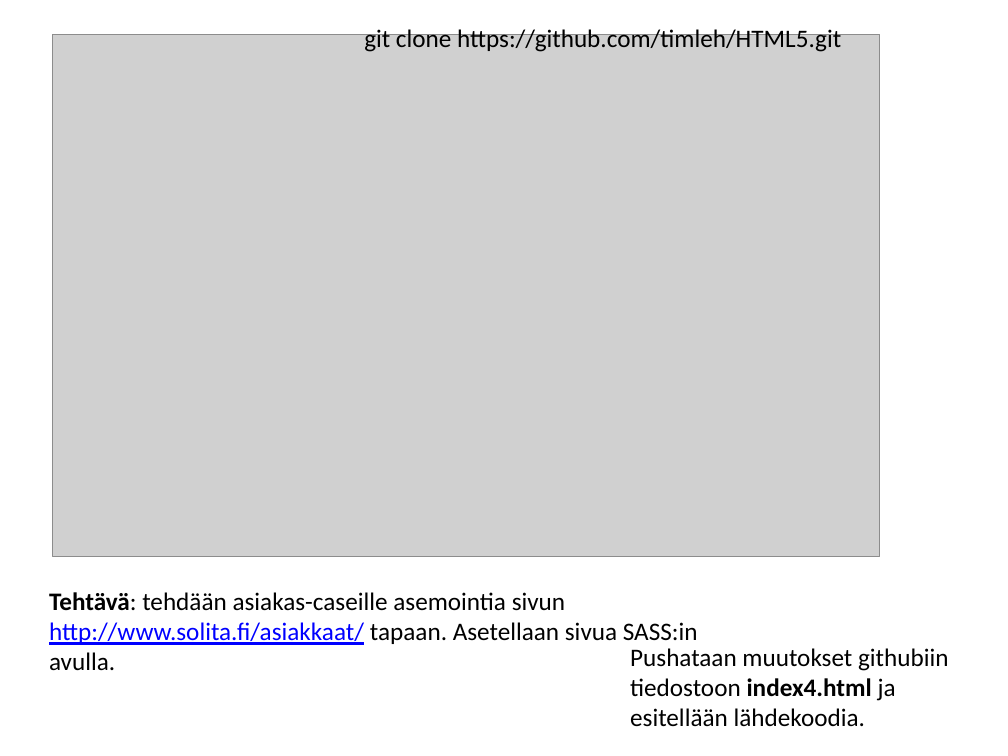
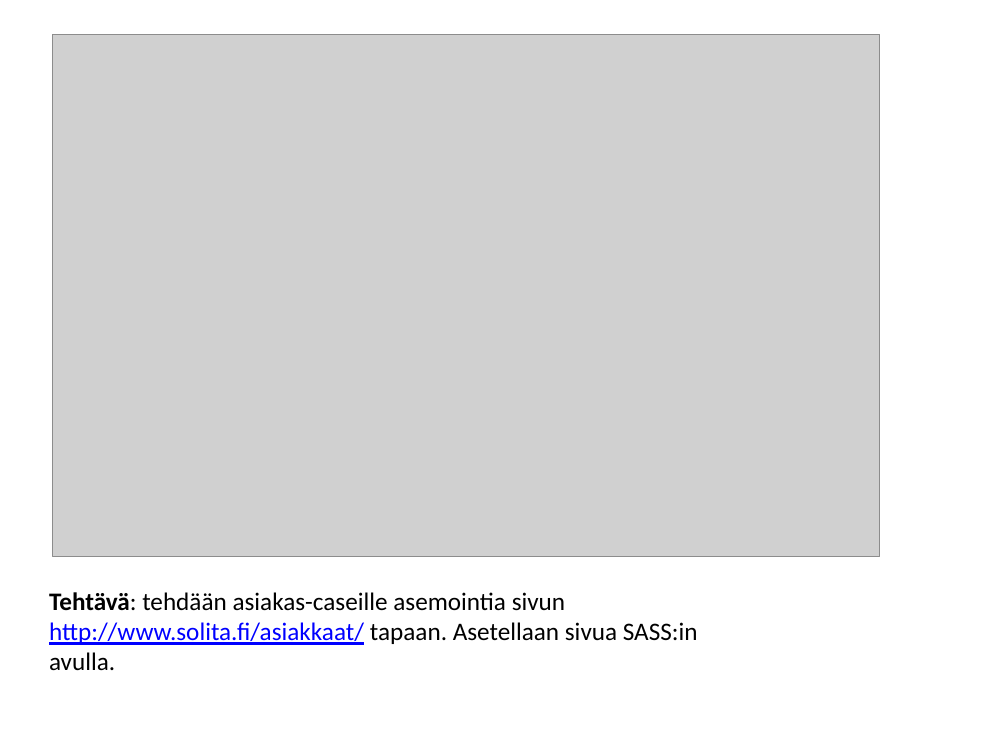
Before and after one commit to joonaspa/HTML5, a slide deck: slide 4 of SASS-tehtavat.pptx. Drawn at 1008x756 pixels with LibreOffice and Linux fonts; fonts in the diff are those of the drawing; grey boxes stand for pictures. Boxes give left, top, right and bottom in pixels: in the first picture for what was removed or moved away, otherwise in the second. Text is boxed around its words. In the diff, an @@ line names an element or a change of style, - is before the commit and + after.

```diff
--- a/SASS-tehtavat.pptx
+++ b/SASS-tehtavat.pptx
@@ text removed at box(364, 26, 841, 52) @@
-git clone https://github.com/timleh/HTML5.git
@@ text removed at box(630, 648, 948, 727) @@
-Pushataan muutokset githubiin
-tiedostoon index4.html ja esitellään lähdekoodia.
```
Also in this commit, not shown: 3 other slides changed, 1 slide added, 2 slides removed.
